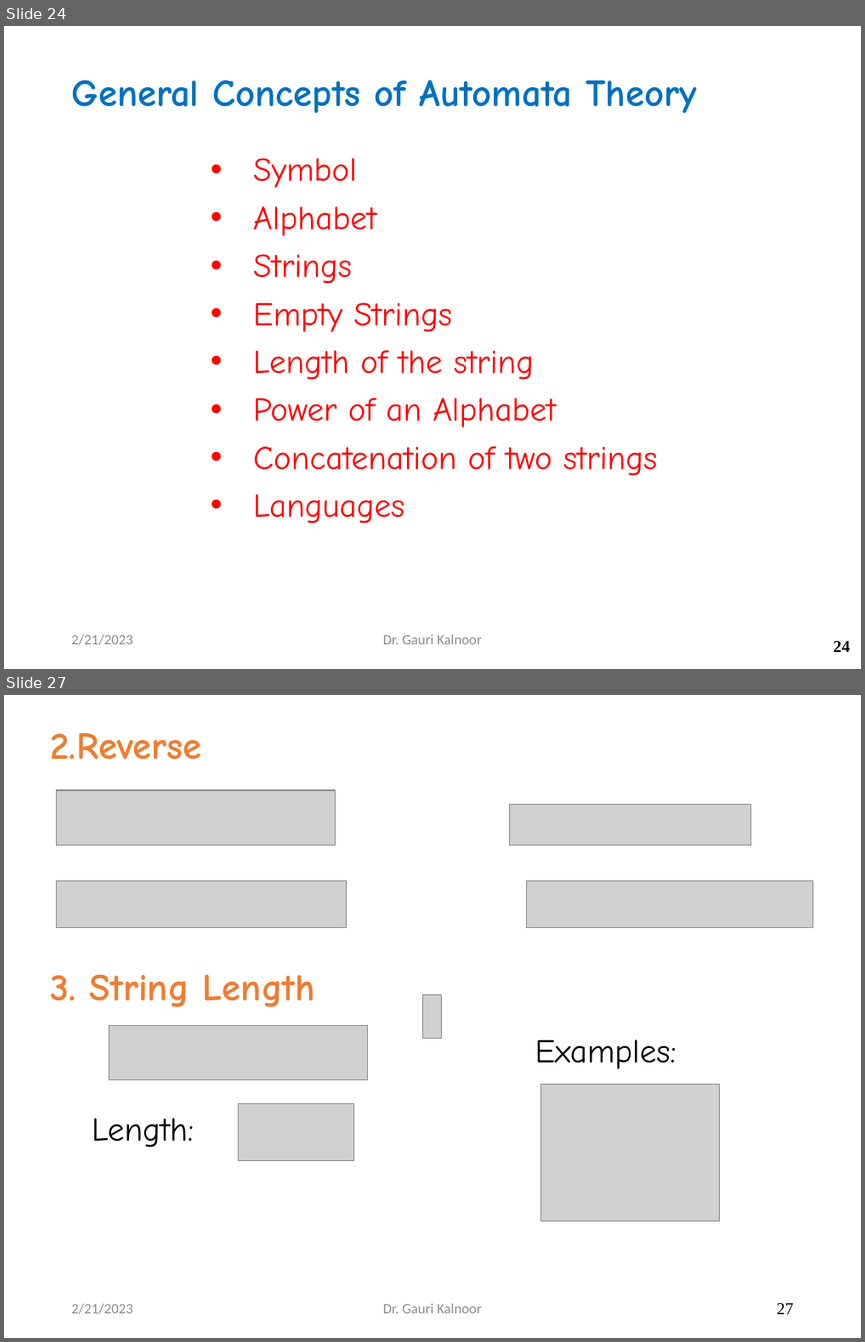
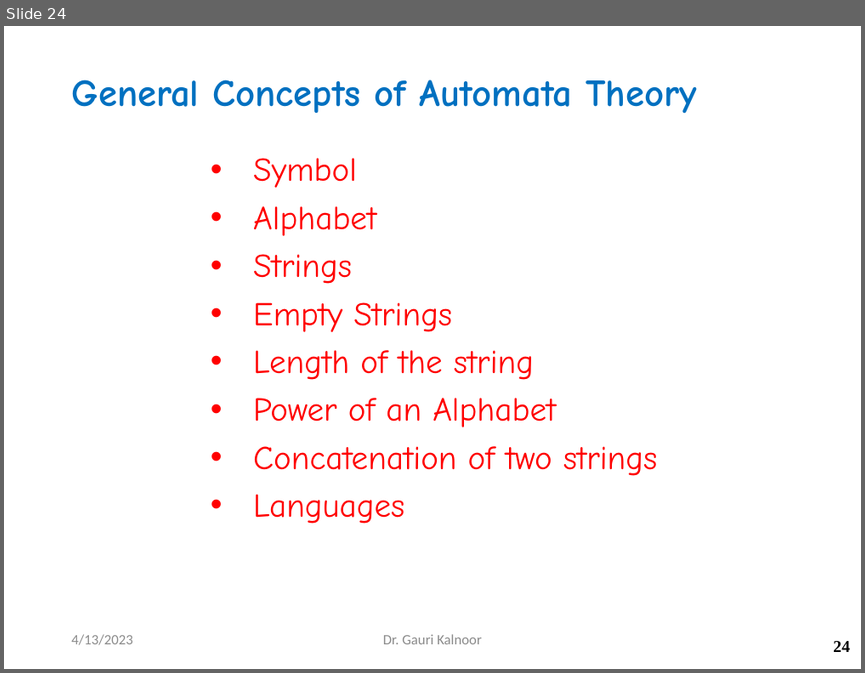
Before and after one commit to sumsa01311/pu_notes, a slide deck: 4sem/TOC/Module-1_Introduction to Automata.pptx. Shown one above the other, each under a label of ours: slides 24 and 27 before the commit, slide 24 after it; the slides between them are not shown. The pictures are 865x1342 and 865x673 pixels, drawn with LibreOffice and Linux fonts; fonts in the diff are those of the drawing; grey boxes stand for pictures; background and template pictures are left out. Boxes give left, top, right and bottom in pixels: in the first picture for what was removed or moved away, otherwise in the second. Text is boxed around its words. In the diff, an @@ line names an element or a change of style, - is before the commit and + after.

```diff
--- a/4sem/TOC/Module-1_Introduction to Automata.pptx
+++ b/4sem/TOC/Module-1_Introduction to Automata.pptx
@@ slide 27 removed at box(4, 695, 861, 1338), background #FFFFFF @@
@@ text removed at box(51, 732, 202, 760) @@
-2.Reverse
@@ picture removed at box(56, 790, 336, 845) @@
@@ picture removed at box(510, 805, 751, 845) @@
@@ picture removed at box(56, 881, 347, 928) @@
@@ picture removed at box(527, 881, 813, 928) @@
@@ text removed at box(51, 974, 315, 1007) @@
-3. String Length
@@ picture removed at box(423, 994, 442, 1038) @@
@@ picture removed at box(109, 1025, 367, 1080) @@
@@ text removed at box(535, 1039, 676, 1069) @@
-Examples:
@@ picture removed at box(541, 1084, 720, 1221) @@
@@ text removed at box(92, 1117, 194, 1147) @@
-Length:
@@ picture removed at box(238, 1103, 353, 1160) @@
@@ text removed at box(71, 1303, 132, 1314) @@
-2/21/2023
@@ text removed at box(383, 1303, 482, 1313) @@
-Dr. Gauri Kalnoor
@@ page number removed at box(777, 1303, 794, 1314) @@
-27
@@ slide 24 changed as well @@
@@ text at box(71, 634, 132, 645): text changed @@
-2/21/2023
+4/13/2023
```
Also in this commit, not shown: 19 other slides changed, 25 slides added, 24 other slides removed.
